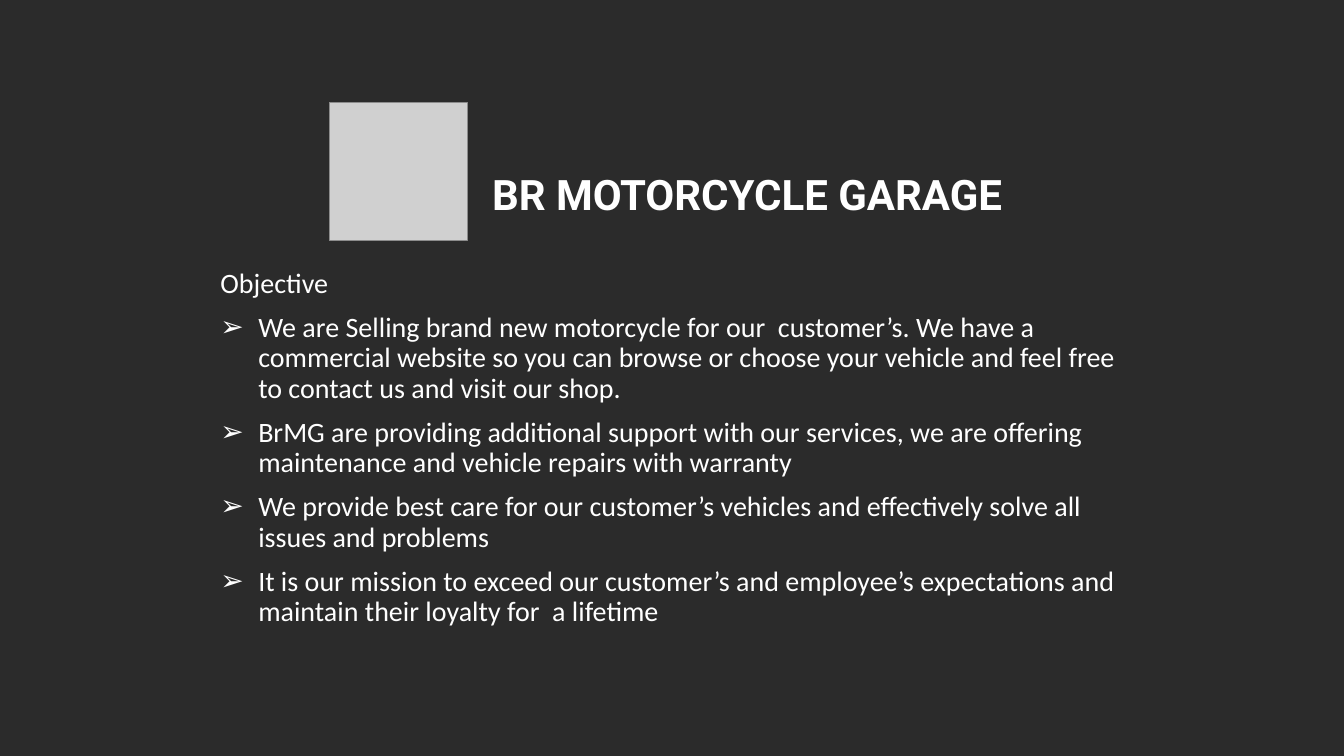
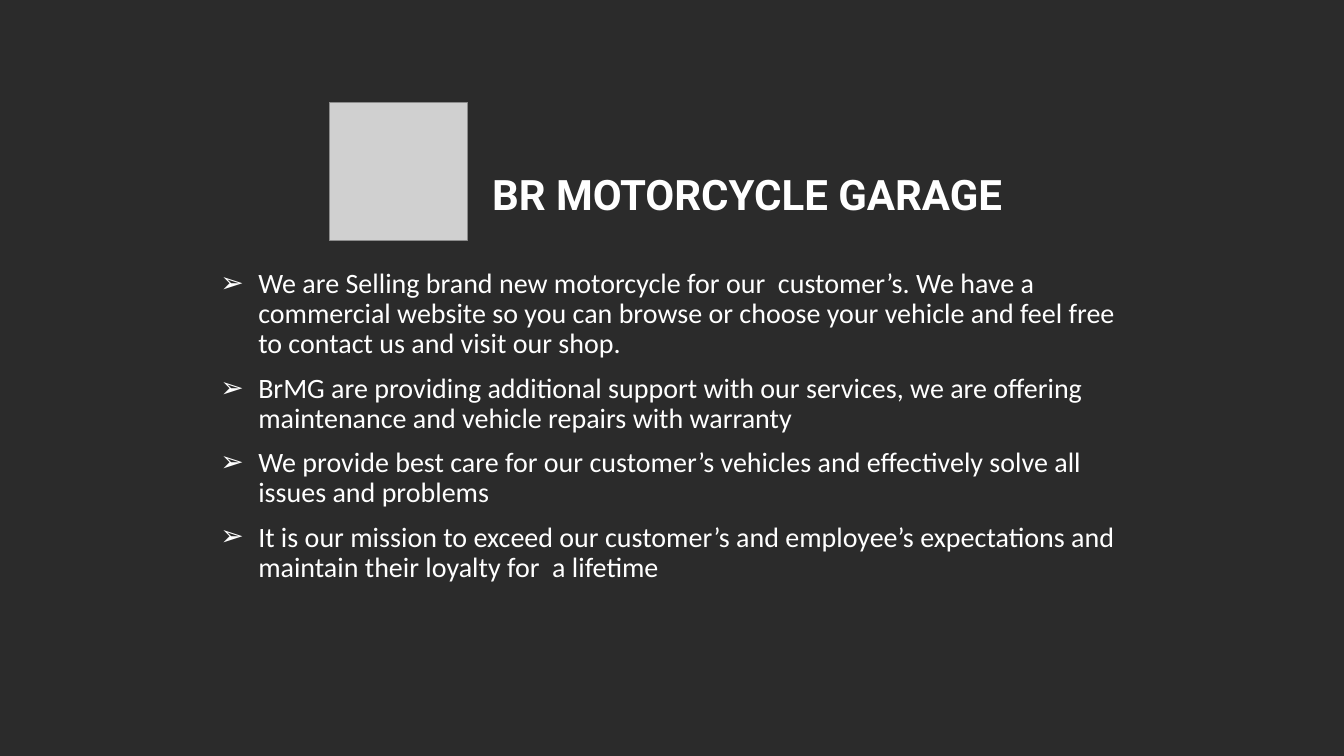
Before and after one commit to Zenoiah/BRMotorcycleGarage, a slide deck: slide 2 of Mp1Presentation objective.pptx (slide 1 before the commit). Drawn at 1344x756 pixels with LibreOffice and Linux fonts; fonts in the diff are those of the drawing; grey boxes stand for pictures; background and template pictures are left out; a plain dark background stands for a picture behind light text. Boxes give left, top, right and bottom in pixels: in the first picture for what was removed or moved away, otherwise in the second. Text is boxed around its words. In the diff, an @@ line names an element or a change of style, - is before the commit and + after.

```diff
--- a/Mp1Presentation objective.pptx
+++ b/Mp1Presentation objective.pptx
@@ subtitle at (220,273,328,298): paragraph removed @@
-Objective
```
Also in this commit, not shown: 1 slide added, 1 other file.
